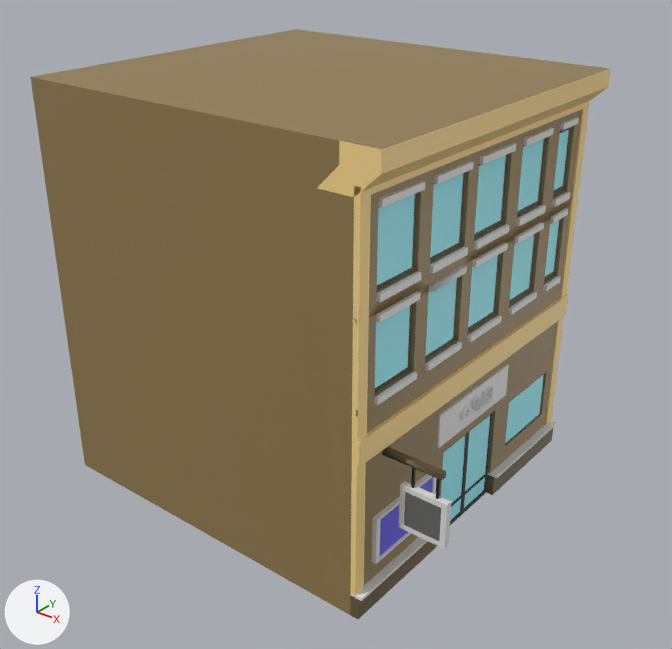
Before and after pictures for a commit that changed the FBX model Ordeals on the Bus/Assets/Models/Buildings/Sandard building 2.fbx.
Before and after are seen from a 50 mm camera at (32.5, -39.0, 33.6) aimed at (2.4, -1.4, 10.2). Lighting does not change. The marker at lower left points along +X, +Y and +Z. Where no turn or scale is listed for an object, it has been applied to the vertices. Vertices at the same position are counted once.
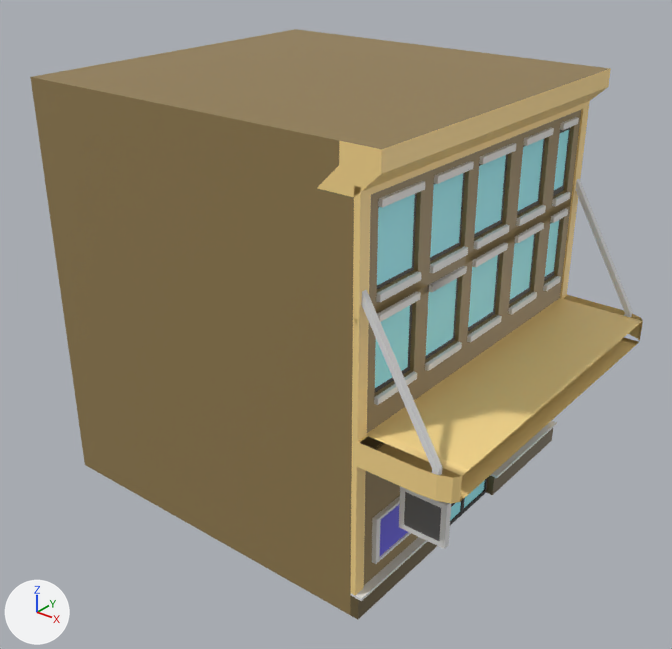
Boxes (x1, y1, x2, y2) around the edits, measured in the pictures (672 x 649 px):
'Cube.001', reshaped
    before: (30, 29, 611, 619)
    after: (30, 29, 643, 619)
'Cube', added
    after: (361, 290, 442, 475)
'Cube.002', added
    after: (575, 179, 632, 317)
part 1 of me_cube_002, built on
    before: (359, 296, 568, 467)
    after: (359, 295, 643, 504)

What changed in the scene script:
```text
Change me_cube_002:
    used by ob_cube_001; location = (11.82, -6.35, 3.77)
    remove me_cube_002.from_pydata(...)  # 1568 vertices, 1534 faces; spans x -22.4..0.1, y -4.2..16.9, z -3.9..20.2
    add me_cube_002.from_pydata(...)  # 1616 vertices, 1557 faces; spans x -22.4..4.2, y -4.2..16.9, z -3.9..20.2
    me_cube_002 part 1
    19 faces are deleted
    12 vertices are added at x 2.5..4.0, y -4.2..16.9, z 5.2..6.6
    36 new vertices lie (5.0, 0.0, 0.0) away from vertices in x -0.8, y -3.5..16.2, z 5.2..6.6
    42 new faces join them, mat_build_3 (beige #ffdd90)
Add me_cube:
    me_cube.from_pydata([(-0.16, -0.16, -0.16), (-0.15, -0.16, 0.14), (-0.16, 0.16, -0.16), (-0.16, 0.16, 0.15), (0.16, -0.16, -0.16), (0.16, -0.16, 0.17), (0.16, 0.16, -0.16), (0.15, 0.16, 0.18), (-4.43, -0.17, 7.39), (-4.45, 0.15, 7.43), (-4.14, 0.16, 7.49), (-4.11, -0.16, 7.46)], [], [(0, 1, 3, 2), (2, 3, 7, 6), (6, 7, 5, 4), (4, 5, 1, 0), (2, 6, 4, 0), (1, 5, 11, 8), (10, 9, 8, 11), (7, 3, 9, 10), (5, 7, 10, 11), (3, 1, 8, 9)])
Add ob_cube:
    ob_cube = bpy.data.objects.new('Cube', me_cube)
    ob_cube.location = (15.03, -10.19, 10.34)
Add ob_cube_002:
    ob_cube_002 = bpy.data.objects.new('Cube.002', me_cube.copy())
    ob_cube_002.location = (15.03, 10.16, 10.34)
```
